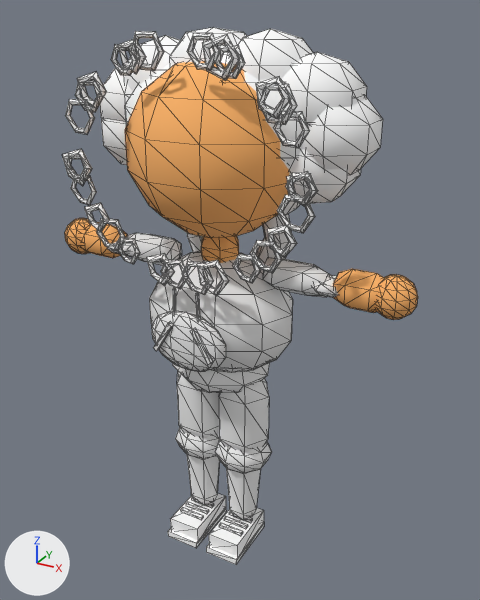
What one commit did to the glTF model public/v2/models/kid_mimi_mash.glb.
Before and after are seen from a 50 mm camera at (2.44, -4.13, 4.27) aimed at (0.07, 0.18, 2.12). The axes (+X, +Y, +Z) are drawn at lower left. The lights are the same throughout. The older version comes first. Mesh edges are drawn as thin lines. Objects named as collision shapes, trigger or cutter boxes, shadow casters or lower levels of detail are left out. Vertices at exactly the same position are counted once.

The first picture shows 'kid_mimi_mash_LOD0', 'kid_mimi_mash_LOD0_CurlHalo', 'kid_mimi_mash_LOD1_CurlHalo'.
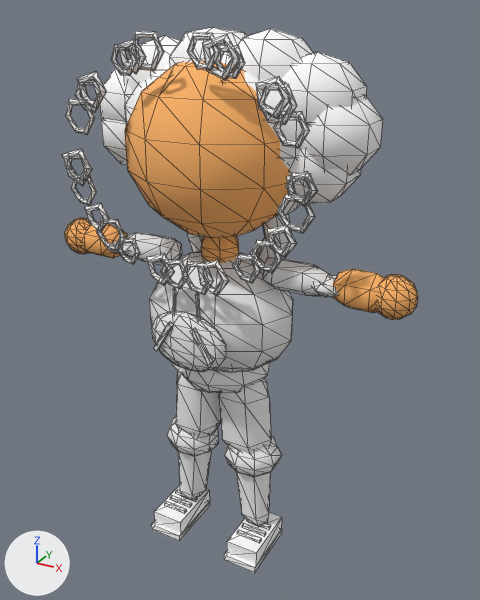
Pixel boxes [x1, y1, x2, y2] of what changed, in the pictures (480 x 600 px; the box of a moved part takes in the faces that stretch with it):
'kid_mimi_mash_LOD0', reshaped: before [65, 27, 418, 565]; after [65, 27, 418, 573]
part 1 of me_kid_mimi_mash_lod0, moved or reshaped: before [170, 493, 226, 540]; after [154, 485, 209, 533]
part 2 of me_kid_mimi_mash_lod0, moved or reshaped: before [168, 507, 226, 548]; after [151, 501, 210, 541]
part 3 of me_kid_mimi_mash_lod0, moved or reshaped: before [191, 497, 214, 508]; after [175, 490, 197, 501]
part 4 of me_kid_mimi_mash_lod0, moved or reshaped: before [186, 502, 209, 514]; after [170, 496, 192, 507]
part 5 of me_kid_mimi_mash_lod0, moved or reshaped: before [180, 508, 203, 520]; after [164, 501, 187, 513]
part 6 of me_kid_mimi_mash_lod0, moved or reshaped: before [209, 508, 264, 557]; after [227, 513, 282, 564]
part 7 of me_kid_mimi_mash_lod0, moved or reshaped: before [206, 522, 264, 565]; after [224, 529, 282, 573]
part 8 of me_kid_mimi_mash_lod0, moved or reshaped: before [229, 511, 252, 523]; after [246, 520, 271, 530]
part 9 of me_kid_mimi_mash_lod0, moved or reshaped: before [224, 517, 248, 529]; after [242, 523, 266, 536]
part 10 of me_kid_mimi_mash_lod0, moved or reshaped: before [219, 523, 243, 536]; after [237, 530, 261, 543]
part 11 of me_kid_mimi_mash_lod0, rebuilt: before [215, 439, 272, 473]; after [224, 436, 282, 476]
part 12 of me_kid_mimi_mash_lod0, rebuilt: before [175, 427, 219, 458]; after [167, 417, 218, 455]
part 13 of me_kid_mimi_mash_lod0, added: after [178, 451, 211, 500]
part 14 of me_kid_mimi_mash_lod0, added: after [236, 472, 270, 526]
part 15 of me_kid_mimi_mash_lod0, reshaped: before [177, 385, 269, 520]; after [176, 385, 271, 454]

The change in detail:
me_kid_mimi_mash_lod0 is used by ob_kid_mimi_mash_lod0; location (0.0, 0.0, 0.0).
me_kid_mimi_mash_lod0 had 1697 vertices, 3142 faces and spanned x -1.52..1.52, y -0.59..0.82, z -0.06..4.15.
me_kid_mimi_mash_lod0 now has 1696 vertices, 3142 faces and spans x -1.52..1.52, y -0.59..0.82, z -0.06..4.15.
me_kid_mimi_mash_lod0 part 1: the loose piece of 8 vertices spanning x -0.34..-0.06, y -0.35..0.14, z -0.04..0.11 is moved by (-0.18, 0.0, 0.0).
me_kid_mimi_mash_lod0 part 2: the loose piece of 8 vertices spanning x -0.35..-0.05, y -0.39..0.13, z -0.06..-0.01 is moved by (-0.18, 0.0, 0.0).
me_kid_mimi_mash_lod0 part 3: the loose piece of 8 vertices spanning x -0.31..-0.09, y -0.06..-0.02, z 0.11..0.14 is moved by (-0.18, 0.0, 0.0).
me_kid_mimi_mash_lod0 part 4: the loose piece of 8 vertices spanning x -0.31..-0.09, y -0.15..-0.11, z 0.11..0.14 is moved by (-0.18, 0.0, 0.0).
me_kid_mimi_mash_lod0 part 5: the loose piece of 8 vertices spanning x -0.31..-0.09, y -0.24..-0.2, z 0.11..0.14 is moved by (-0.18, 0.0, 0.0).
me_kid_mimi_mash_lod0 part 6: the loose piece of 8 vertices spanning x 0.06..0.34, y -0.35..0.14, z -0.04..0.11 is moved by (0.18, 0.0, 0.0).
me_kid_mimi_mash_lod0 part 7: the loose piece of 8 vertices spanning x 0.05..0.35, y -0.39..0.13, z -0.06..-0.01 is moved by (0.18, 0.0, 0.0).
me_kid_mimi_mash_lod0 part 8: the loose piece of 8 vertices spanning x 0.09..0.31, y -0.06..-0.02, z 0.11..0.14 is moved by (0.18, 0.0, 0.0).
me_kid_mimi_mash_lod0 part 9: the loose piece of 8 vertices spanning x 0.09..0.31, y -0.15..-0.11, z 0.11..0.14 is moved by (0.18, 0.0, 0.0).
me_kid_mimi_mash_lod0 part 10: the loose piece of 8 vertices spanning x 0.09..0.31, y -0.24..-0.2, z 0.11..0.14 is moved by (0.18, 0.0, 0.0).
me_kid_mimi_mash_lod0 part 11: the loose piece of 49 vertices spanning x -0.02..0.43, y -0.23..0.23, z 0.65..1.0 is rebuilt with 47 vertices and now spans x 0.08..0.53, y -0.23..0.23, z 0.65..1.0.
me_kid_mimi_mash_lod0 part 12: the loose piece of 48 vertices spanning x -0.45..0.0, y -0.23..0.23, z 0.65..1.0 is rebuilt with 47 vertices and now spans x -0.54..-0.09, y -0.23..0.23, z 0.65..1.0.
me_kid_mimi_mash_lod0 part 13: a new loose piece of 26 vertices spanning x -0.46..-0.12, y -0.14..0.14, z 0.1..0.82, in mat_m_uniform.
me_kid_mimi_mash_lod0 part 14: a new loose piece of 26 vertices spanning x 0.12..0.46, y -0.14..0.14, z 0.1..0.82, in mat_m_uniform.
Part 15, on me_kid_mimi_mash_lod0:
52 vertices are removed from x -0.37..0.37, y -0.14..0.14, z 0.09..0.82.
108 faces are deleted.
5 vertices in x -0.44..-0.08, y -0.19..0.19, z 1.01 move by (-0.03, 0.0, 0.0).
5 vertices in x 0.08..0.44, y -0.19..0.19, z 1.01 move by (0.03, 0.0, 0.0).
4 vertices in x -0.37..-0.03, y -0.14..0.14, z 0.88 move by (-0.06, 0.0, 0.0).
4 vertices in x 0.03..0.37, y -0.14..0.14, z 0.88 move by (0.06, 0.0, 0.0).
6 vertices move from x -0.28..0.28, y -0.14..0.14, z 0.88..1.01 to x -0.35..0.35, y -0.14..0.14, z 0.88..1.01.
2 vertices are added at (-0.28, 0.0, 0.82), (0.28, 0.0, 0.82).
12 new faces join them, mat_m_uniform.
